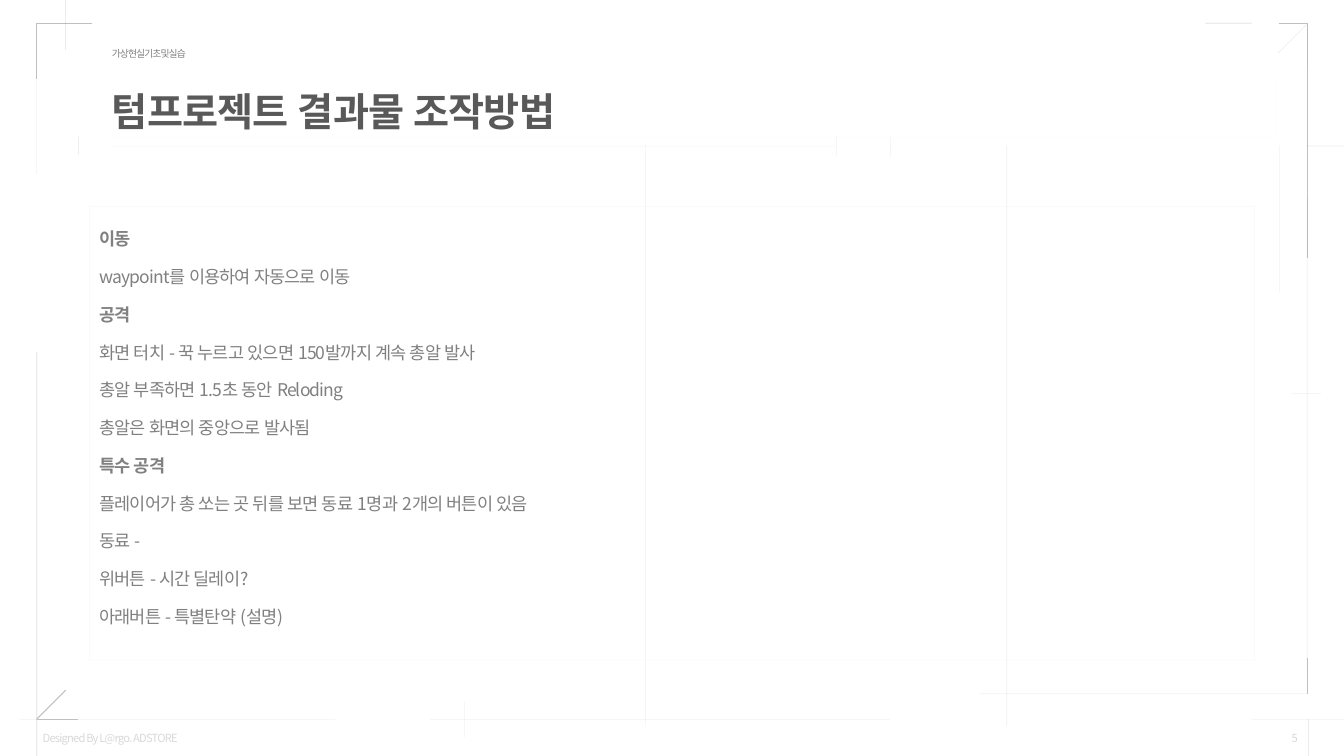
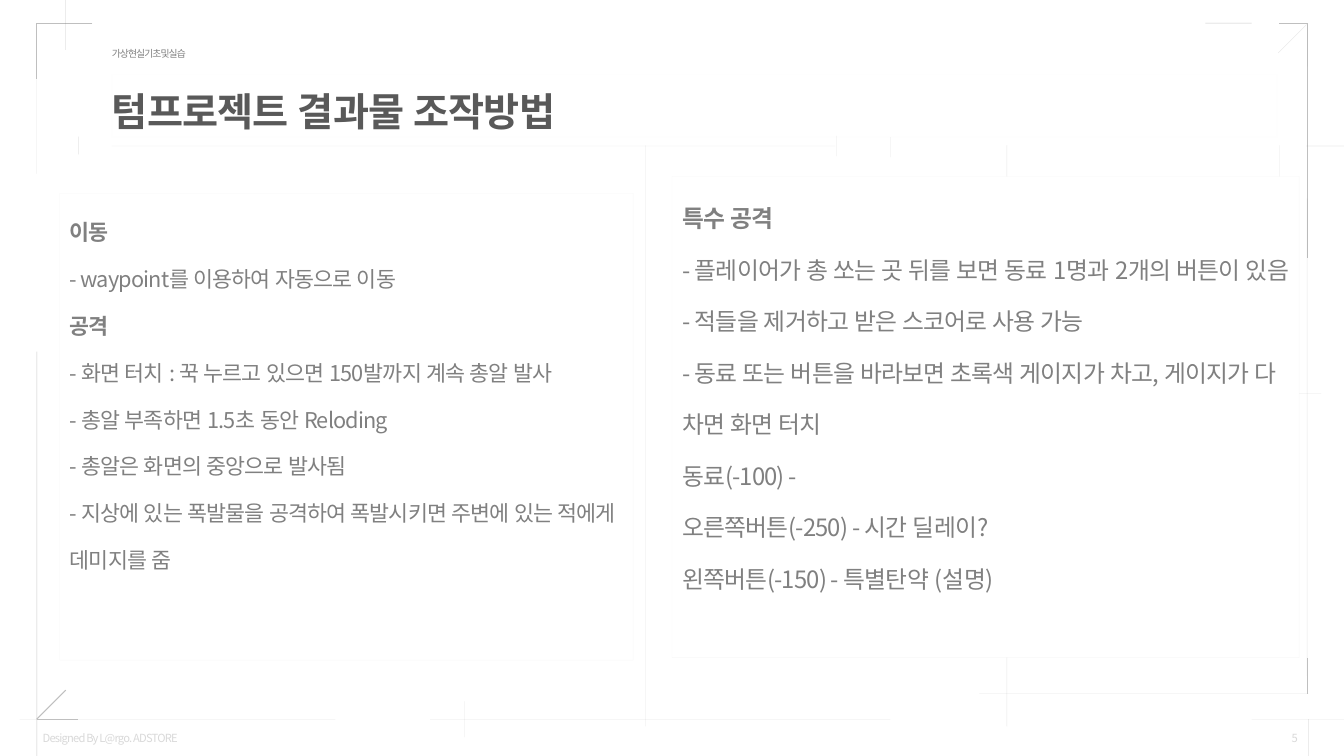
Before and after one commit to Mellow1213/VRProject_2022_1, a slide deck: slide 5 of 텀프로젝트_결과발표_20205220이바다20205262최예찬.pptx. Drawn at 1344x756 pixels with LibreOffice and Linux fonts; fonts in the diff are those of the drawing. Boxes give left, top, right and bottom in pixels: in the first picture for what was removed or moved away, otherwise in the second. Text is boxed around its words. In the diff, an @@ line names an element or a change of style, - is before the commit and + after.

Commit message:
피피티 조작방법 수정

```diff
--- a/텀프로젝트_결과발표_20205220이바다20205262최예찬.pptx
+++ b/텀프로젝트_결과발표_20205220이바다20205262최예찬.pptx
@@ rectangle added at (673,176,1300,658), fill #FFFFFF, outline #808080 0.25 pt, 17 pt, text #808080 @@
+특수 공격
+- 플레이어가 총 쏘는 곳 뒤를 보면 동료 1명과 2개의 버튼이 있음
+- 적들을 제거하고 받은 스코어로 사용 가능
+- 동료 또는 버튼을 바라보면 초록색 게이지가 차고, 게이지가 다 차면 화면 터치
+동료(-100) -
+오른쪽버튼(-250) - 시간 딜레이?
+왼쪽버튼(-150) - 특별탄약 (설명)
@@ text "이동": place and size @@
-text "이동" at (90,207,1255,660)
+text "이동" at (59,194,633,660)
@@ text at (70,222,109,336): size 12.5 to 15.5 pt in "이동", "공격" @@
@@ text at (81,269,396,292): text changed; size 12.5 to 15.5 pt @@
-waypoint를 이용하여 자동으로 이동
+- waypoint를 이용하여 자동으로 이동
@@ text at (70,363,616,570): text changed; size 12.5 to 15.5 pt @@
-화면 터치 - 꾹 누르고 있으면 150발까지 계속 총알 발사
-총알 부족하면 1.5초 동안 Reloding
-총알은 화면의 중앙으로 발사됨
-특수 공격
-플레이어가 총 쏘는 곳 뒤를 보면 동료 1명과 2개의 버튼이 있음
-동료 -
-위버튼 - 시간 딜레이?
-아래버튼 - 특별탄약 (설명)
+- 화면 터치 : 꾹 누르고 있으면 150발까지 계속 총알 발사
+- 총알 부족하면 1.5초 동안 Reloding
+- 총알은 화면의 중앙으로 발사됨
+- 지상에 있는 폭발물을 공격하여 폭발시키면 주변에 있는 적에게 데미지를 줌
```
Also in this commit, not shown: 5 other slides changed.
